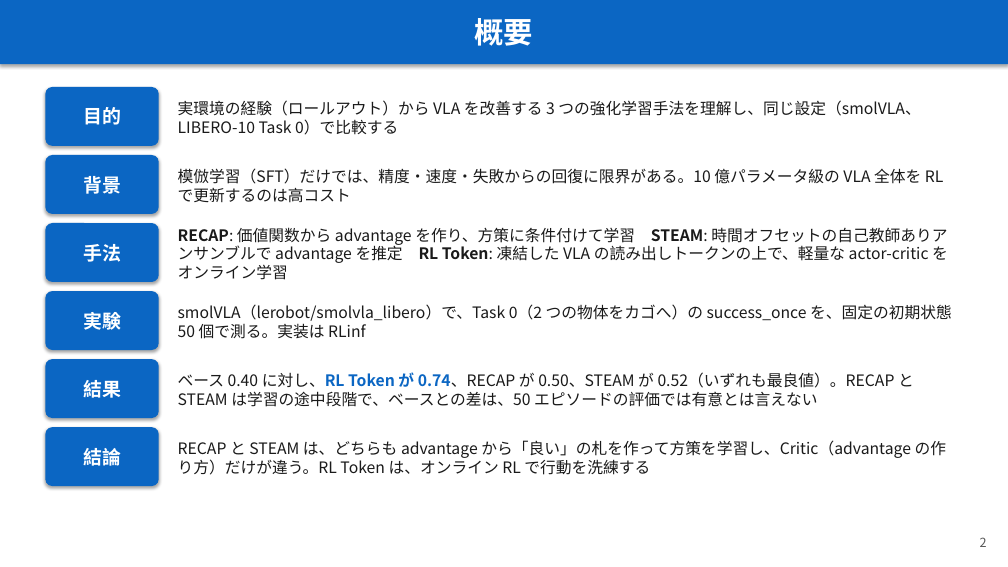
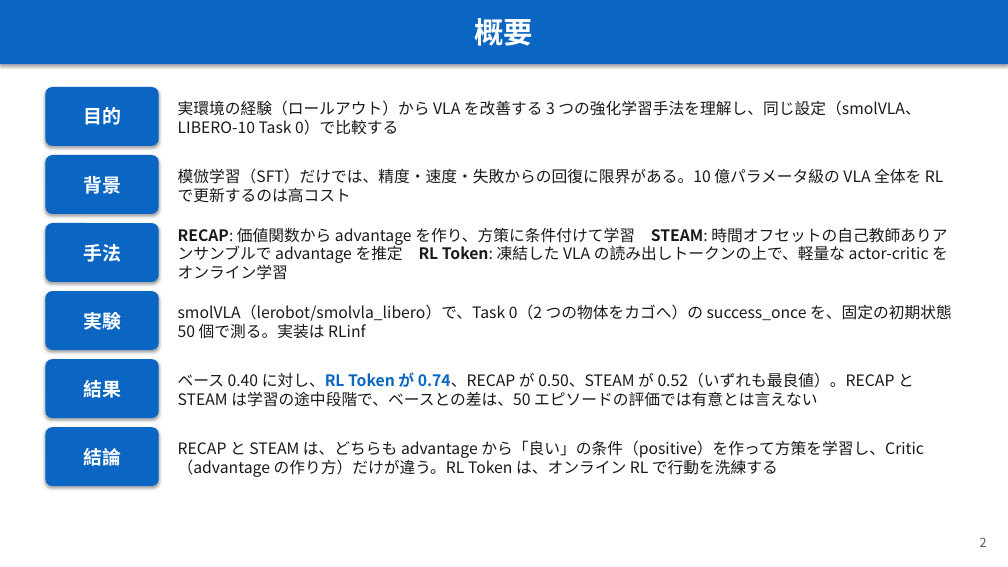
Before and after one commit to Junhand/libero_RL, a slide deck: slide 2 of docs/RECAP_STEAM_RLToken.pptx. Drawn at 1008x567 pixels with LibreOffice and Linux fonts; fonts in the diff are those of the drawing. Boxes give left, top, right and bottom in pixels: in the first picture for what was removed or moved away, otherwise in the second. Text is boxed around its words. In the diff, an @@ line names an element or a change of style, - is before the commit and + after.

```diff
--- a/docs/RECAP_STEAM_RLToken.pptx
+++ b/docs/RECAP_STEAM_RLToken.pptx
@@ text at <box>178,440,924,477</box>: text changed @@
-RECAP と STEAM は、どちらも advantage から「良い」の札を作って方策を学習し、Critic（advantage の作り方）だけが違う。RL Token は、オンライン RL で行動を洗練する
+RECAP と STEAM は、どちらも advantage から「良い」の条件（positive）を作って方策を学習し、Critic（advantage の作り方）だけが違う。RL Token は、オンライン RL で行動を洗練する
```
Also in this commit, not shown: 14 other slides changed, 1 other file.
